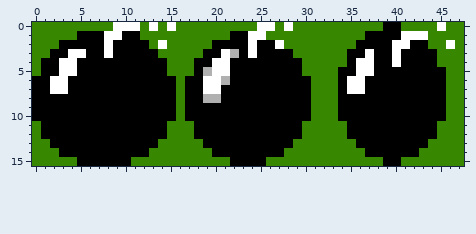
Pixel-art sprite: assets/bomb.png. That is the earlier state.
The file is 48x16 pixels. Pixels under 10% opacity are left out.
After:
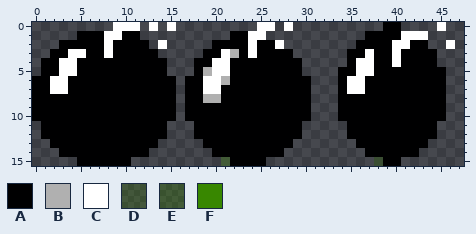
Palette (. is transparent): A #000001  B #b0b0b0  C #ffffff  D #3887003e  E #3887004b  F #388700
Diff:
y 0: x 0..8 FFFFFFFFF -> .........; x 12 F -> .; x 14 F -> .; x 16..24 FFFFFFFFF -> .........; x 27 F -> .; x 29..38 FFFFFFFFFF -> ..........; x 41..44 FFFF -> ....; x 46..47 FF -> ..
y 1: x 0..4 FFFFF -> .....; x 12..21 FFFFFFFFFF -> ..........; x 26..36 FFFFFFFFFFF -> ...........; x 44..47 FFFF -> ....
y 2: x 0..2 FFF -> ...; x 13 F -> .; x 15..19 FFFFF -> .....; x 28..35 FFFFFFFF -> ........; x 44..45 FF -> ..; x 47 F -> .
y 3: x 0..1 FF -> ..; x 14..18 FFFFF -> .....; x 29..34 FFFFFF -> ......; x 45..47 FFF -> ...
y 4: x 0 F -> .; x 15..17 FFF -> ...; x 30..34 FFFFF -> .....; x 45..47 FFF -> ...
y 5: x 0 F -> .; x 15..17 FFF -> ...; x 30..33 FFFF -> ....; x 46..47 FF -> ..
y 6..10: x 16 F -> .; x 31..33 FFF -> ...; x 46..47 FF -> ..
y 11..12: x 0 F -> .; x 15..17 FFF -> ...; x 30..34 FFFFF -> .....; x 45..47 FFF -> ...
y 13: x 0..1 FF -> ..; x 14..18 FFFFF -> .....; x 29..35 FFFFFFF -> .......; x 44..47 FFFF -> ....
y 14: x 0..2 FFF -> ...; x 13..19 FFFFFFF -> .......; x 28..36 FFFFFFFFF -> .........; x 43..47 FFFFF -> .....
y 15: x 0..4 FFFFF -> .....; x 11..21 FFFFFFFFFFF -> ..........E; x 26..38 FFFFFFFFFFFFF -> ............D; x 41..47 FFFFFFF -> .......
Where, in picture pixels (left, top, right, bottom), the same in both pictures:
erased: (32, 22, 113, 76)
changed: (131, 22, 464, 166)
erased: (32, 121, 77, 166)
